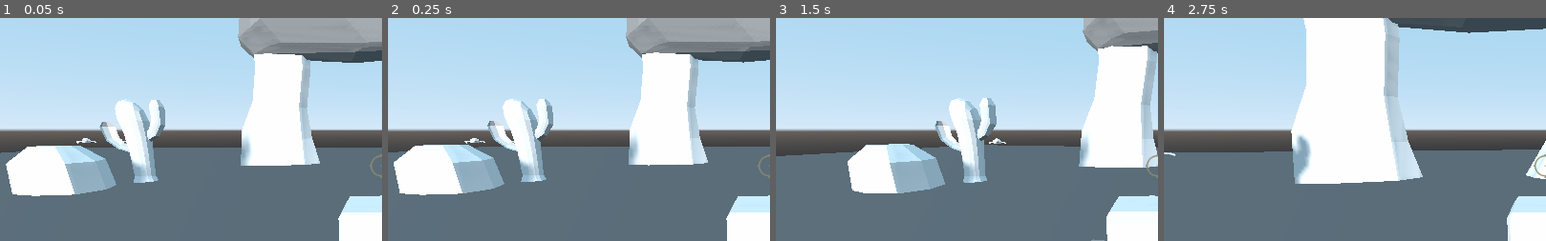
Above: before the commit, frames 1-4 (left to right).
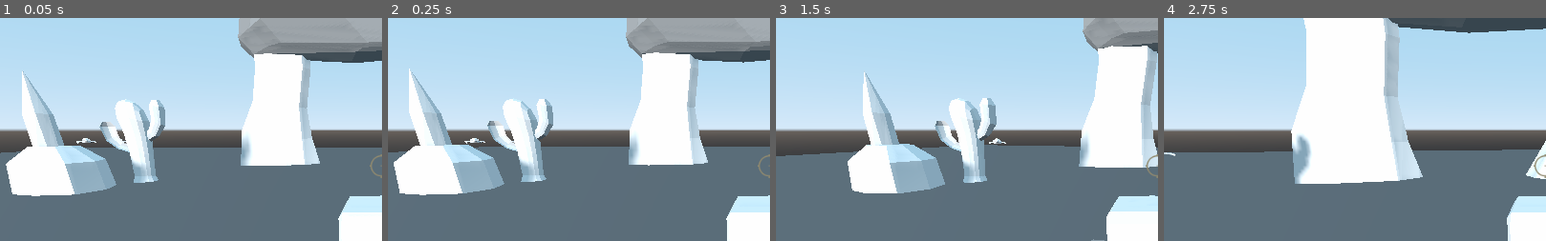
Above: after the commit, the same moments.

Repository: HelmetBugg/BioTank
Game: Godot game, scene res://Main.tscn
Two runs of this game, one before a commit and one after it. Both use one fixed random seed, a clock stepped at 60 frames per second and the inputs below. This scene is started directly instead of the project's main scene.
Inputs (mouse positions are % of the whole screen's width and height, from its top left):
- Up to frame 1 (0.05 s): no input
- Up to frame 2 (0.25 s): no input
- Up to frame 3 (1.5 s): move the mouse to (55, 50) at 0.52 s; press the mouse at (55, 50) at 0.53 s; hold W (forward) from 0.53 s (still down); move the mouse to (45, 50) at 1.27 s; release the mouse at (45, 50) at 1.28 s; click (45, 50) at 1.35 s
- Up to frame 4 (2.75 s): keep holding W (forward); move the mouse to (52, 48) at 2.02 s; press the mouse at (52, 48) at 2.03 s
The pictures show only the part of the screen within x 0-50%, y 0-50%; the shares and areas given below are measured in that part.

The runs differ from the first frame. In frame 1, 1.7% of the frame differs, in the area x 5-28%, y 23-58%; in frame 2, 1.8%, in the area x 5-28%, y 22-58%; in frame 3, 1.5%; in frame 4, nothing differs.

Commit message:
added shard of crstyal

Diff:
--- a/Main.tscn
+++ b/Main.tscn
@@ -6,6 +6,7 @@
 [ext_resource path="res://res/rock_structures_4.obj" type="ArrayMesh" id=4]
 [ext_resource path="res://res/cactuses_2.obj" type="ArrayMesh" id=5]
 [ext_resource path="res://res/rock_structures_1.obj" type="ArrayMesh" id=6]
+[ext_resource path="res://res/simple_crystal.obj" type="ArrayMesh" id=7]
 
 [sub_resource type="BoxShape" id=1]
 extents = Vector3( 1.76892, 1, 1.84336 )
@@ -117,6 +118,10 @@
 [node name="CollisionShape" type="CollisionShape" parent="scenery/Small Rock/StaticBody"]
 shape = SubResource( 9 )
 
-[node name="MeshInstance" type="MeshInstance" parent="scenery"]
+[node name="crystal" type="MeshInstance" parent="scenery/Small Rock"]
+transform = Transform( 1, 0, 0, 0, 1, 0, 0, 0, 1, -1.06197, 2.91981, 0.0981302 )
+mesh = ExtResource( 7 )
+
+[node name="cactus" type="MeshInstance" parent="scenery"]
 transform = Transform( 0.912463, 0, 0.409159, 0, 1, 0, -0.409159, 0, 0.912463, -14.3129, -15.9974, -14.4502 )
 mesh = ExtResource( 5 )
Not shown: 1 places in Main.tscn that only renumber resources
Not shown, added: res/simple_crystal.obj.import
Not shown, added: res/simple_crystal_color.png.import
Not shown, added: res/simple_rock_texture.png.import
